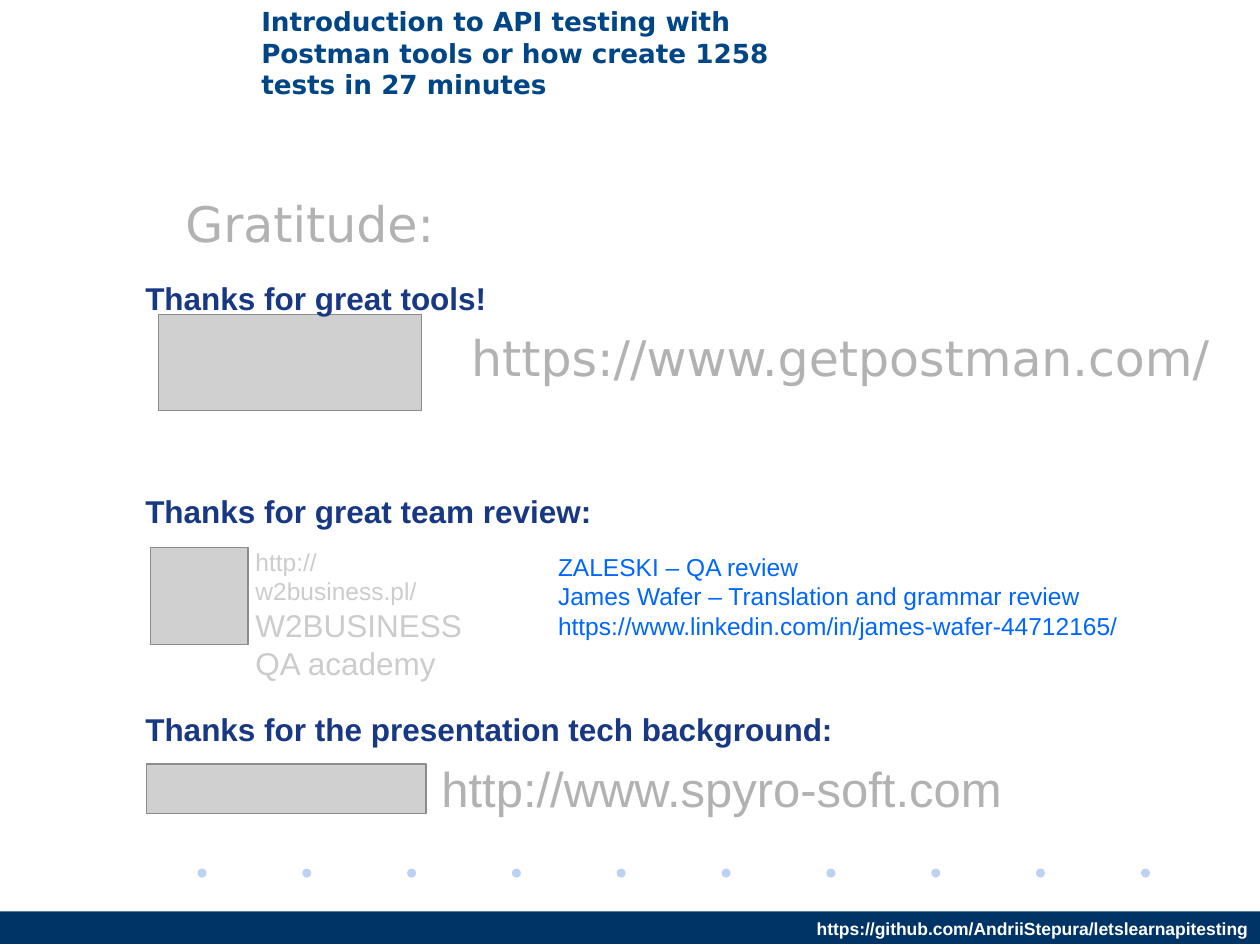
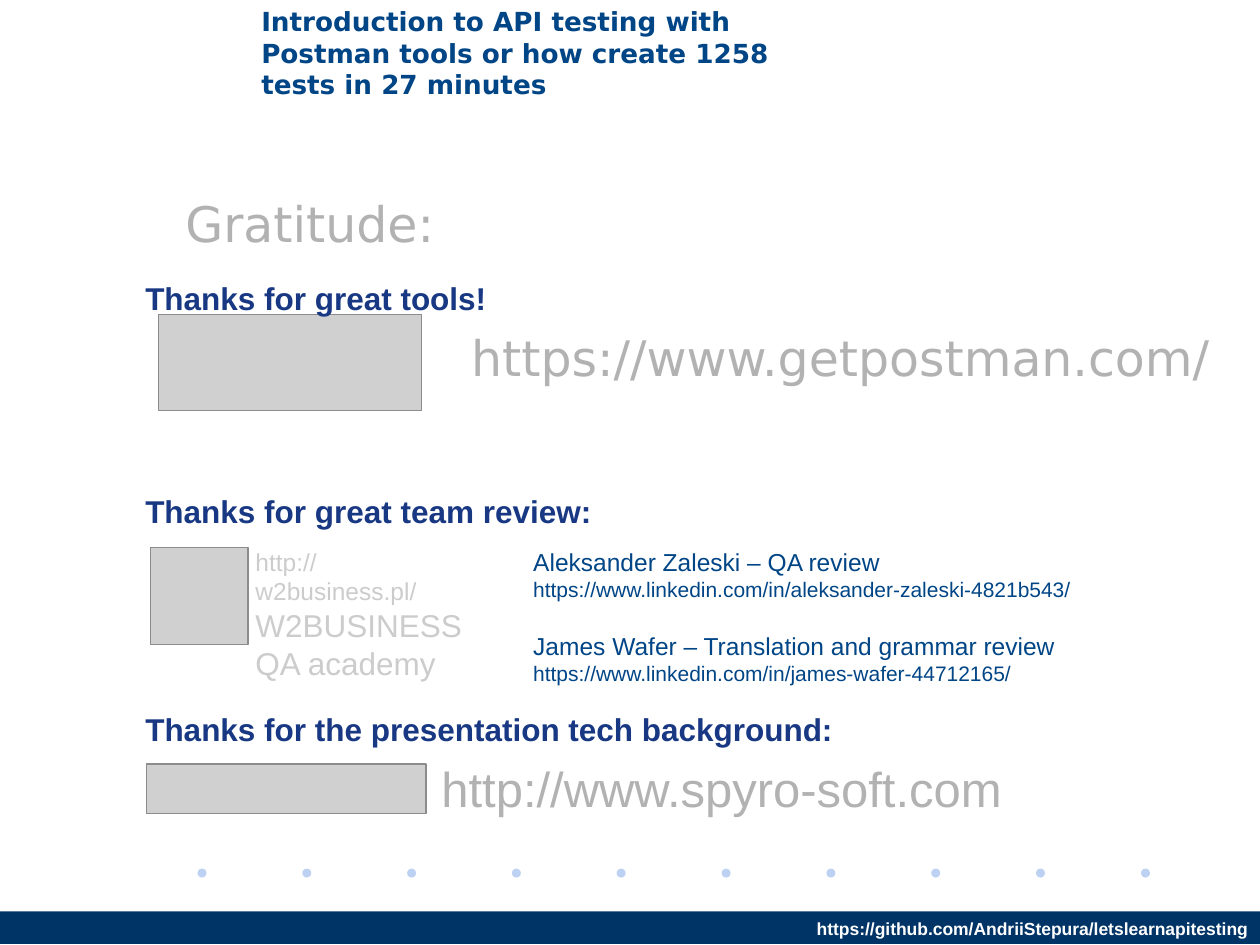
Before and after one commit to AndriiStepura/letslearnapitesting, a slide deck: slide 30 of StartTestingApiWithPostman.odp. Drawn at 1260x945 pixels with LibreOffice and Linux fonts; fonts in the diff are those of the drawing; grey boxes stand for pictures; background and template pictures are left out. Boxes give left, top, right and bottom in pixels: in the first picture for what was removed or moved away, otherwise in the second. Text is boxed around its words. In the diff, an @@ line names an element or a change of style, - is before the commit and + after.

Commit message:
Implemented changes according to QA review by Aleksander Zaleski

```diff
--- a/StartTestingApiWithPostman.odp
+++ b/StartTestingApiWithPostman.odp
@@ text at bbox=[533, 553, 1070, 685]: text changed; size 14 to 12 pt; text colour #0066FF to #004586 @@
-ZALESKI – QA review
-James Wafer – Translation and grammar review
-https://www.linkedin.com/in/james-wafer-44712165/
+Aleksander Zaleski – QA review
+https://www.linkedin.com/in/aleksander-zaleski-4821b543/
+James Wafer – Translation and grammar review
+https://www.linkedin.com/in/james-wafer-44712165/
```
Also in this commit, not shown: 1 other slide changed, 1 other file.
